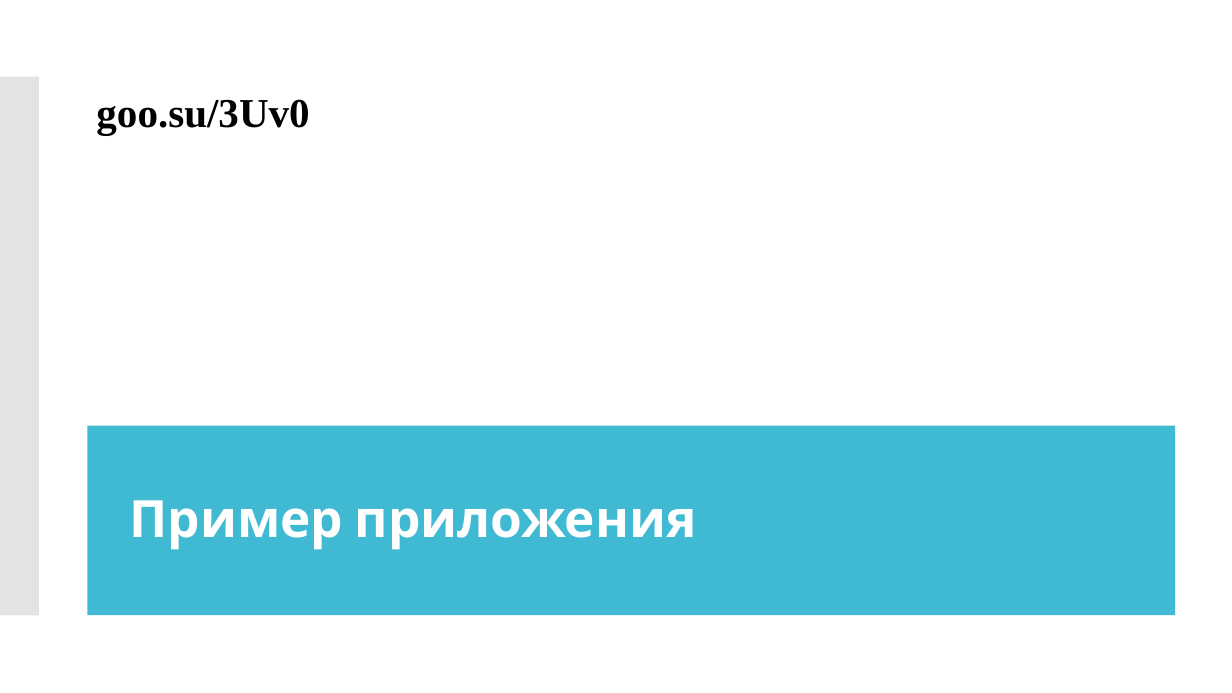
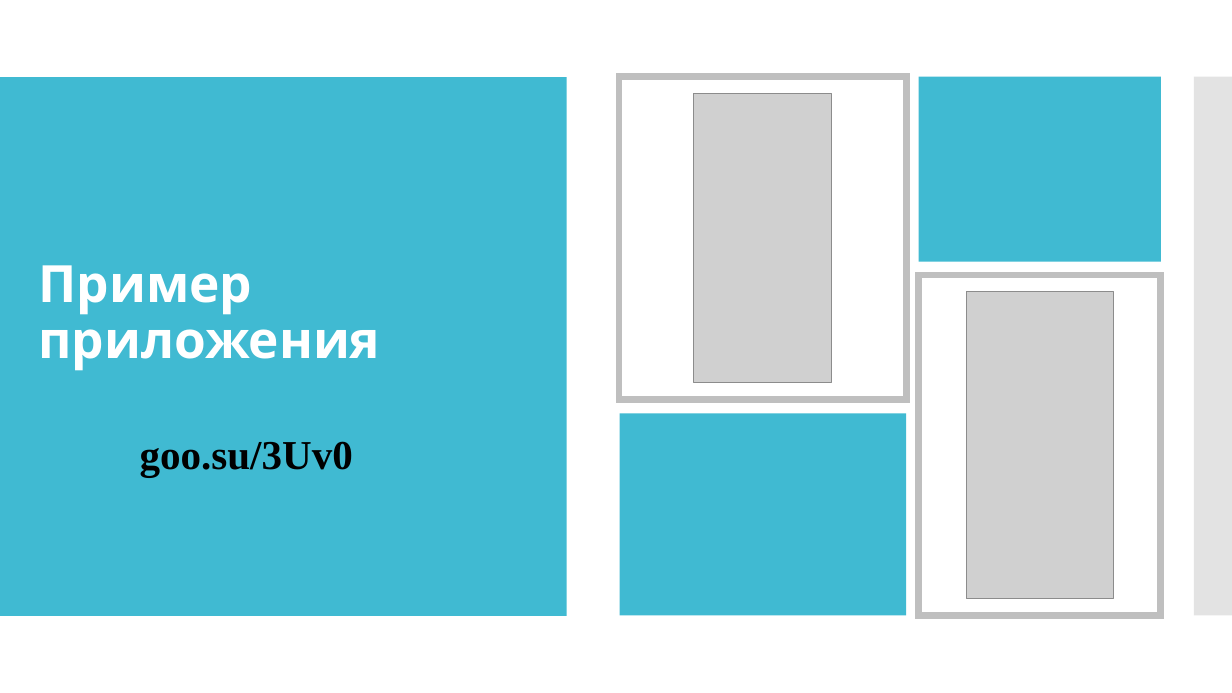
Before and after one commit to IriEfremova/LessonsCube, a slide deck: slide 8 of Android/Lesson17/Дизайн приложения.pptx. Drawn at 1232x693 pixels with LibreOffice and Linux fonts; fonts in the diff are those of the drawing; grey boxes stand for pictures. Boxes give left, top, right and bottom in pixels: in the first picture for what was removed or moved away, otherwise in the second. Text is boxed around its words. In the diff, an @@ line names an element or a change of style, - is before the commit and + after.

```diff
--- a/Android/Lesson17/Дизайн приложения.pptx
+++ b/Android/Lesson17/Дизайн приложения.pptx
@@ rectangle added at (0, 77, 567, 616), fill #40BAD2 @@
@@ rectangle added at (619, 77, 907, 399), fill #FFFFFF, outline #BFBFBF 5.25 pt @@
@@ rectangle added at (919, 77, 1161, 262), fill #40BAD2 @@
@@ rectangle: place and size @@
-rectangle at (0, 77, 39, 616)
+rectangle at (1194, 77, 1232, 616)
@@ picture added at (694, 93, 832, 383) @@
@@ text "Пример приложения": place and size @@
-text "Пример приложения" at (129, 500, 697, 550)
+text "Пример приложения" at (38, 265, 380, 371)
@@ text "Пример приложения" at (38, 265, 380, 371): vertical alignment middle to top @@
@@ rectangle added at (919, 275, 1161, 616), fill #FFFFFF, outline #BFBFBF 5.25 pt @@
@@ picture added at (967, 292, 1114, 599) @@
@@ text "goo.su/3Uv0": place and size @@
-text "goo.su/3Uv0" at (96, 99, 309, 135)
+text "goo.su/3Uv0" at (140, 441, 353, 477)
@@ text "goo.su/3Uv0" at (140, 441, 353, 477): more space between paragraphs @@
@@ rectangle: place and size @@
-rectangle at (88, 426, 1176, 616)
+rectangle at (620, 413, 907, 616)
```
Also in this commit, not shown: 5 slides added, 1 other file.
